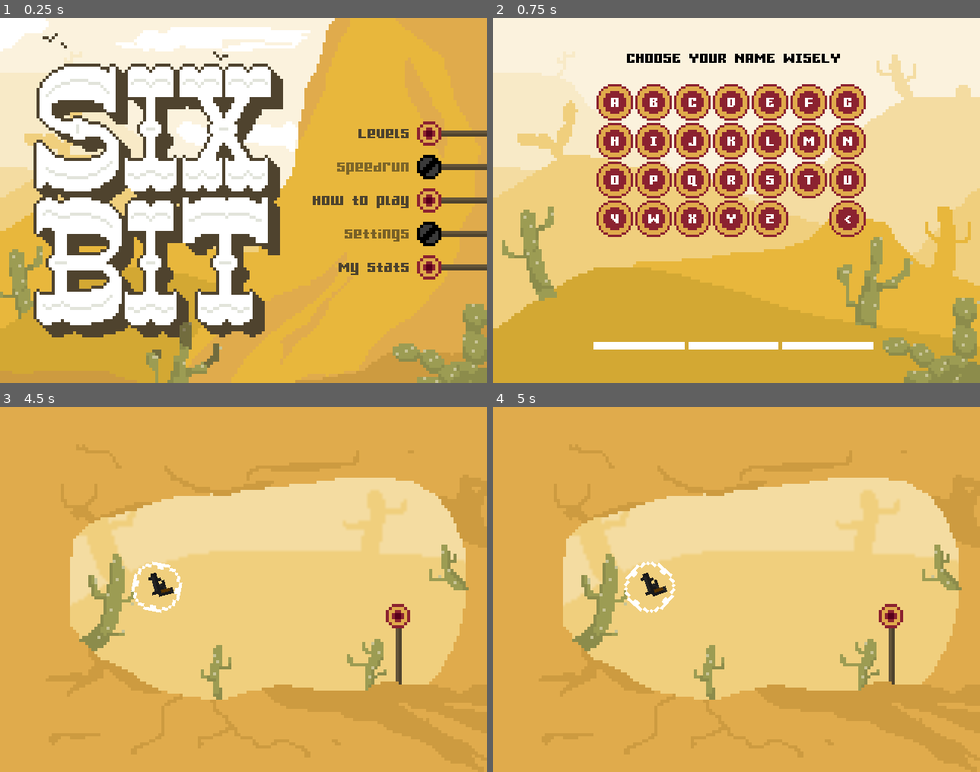
Above: before the commit, frames 1-4 (two rows, left to right).
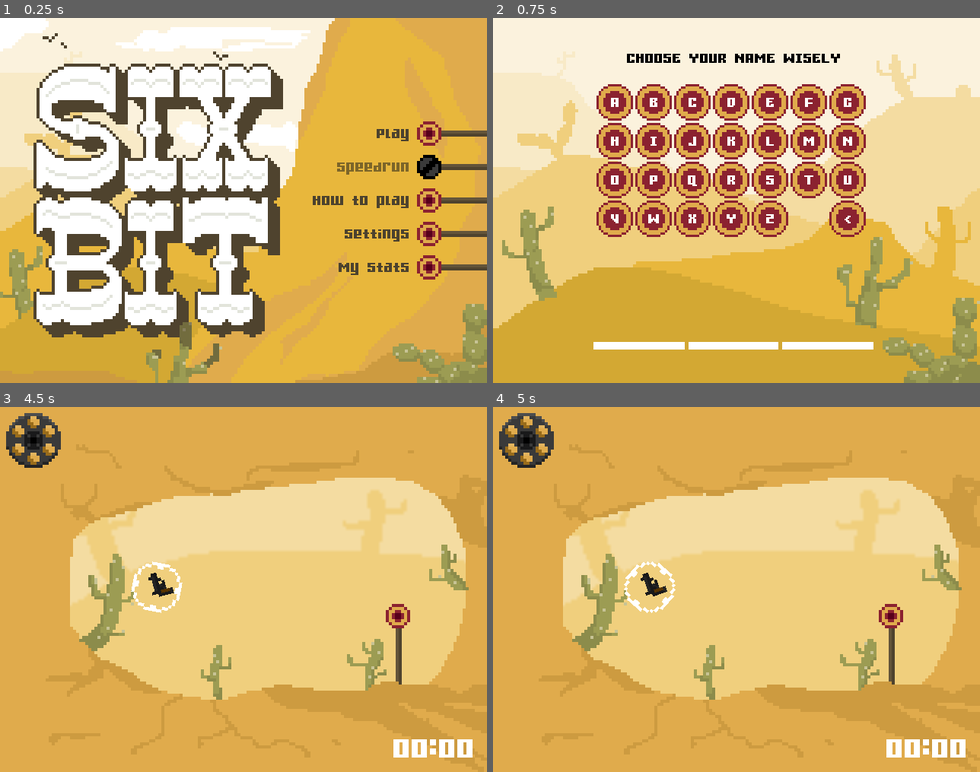
Above: after the commit, the same moments.

Repository: Emmanuelcook/Sixbit
Game: Godot game, scene res://UI/MainNavigation.tscn
Same seed, same stepped clock (60 frames per second), same inputs: the game is played once before the commit and once after it.
Inputs (mouse positions are in pixels of both pictures, inside the frame that each line leads up to):
- Up to frame 1 (0.25 s): no input
- Up to frame 2 (0.75 s): click "Levels" (after the commit: "Play") at 0.5 s
- Up to frame 3 (4.5 s): click (121, 490) at 1.25 s; click (160, 490) at 2 s; click (199, 490) at 2.75 s; click "GO" at 3.5 s; click "1" at 4.25 s
- Up to frame 4 (5 s): no input

The runs differ from the first frame. In frame 1, 0.6% of the frame differs, in the area x 70-91%, y 30-63%; in frame 2, nothing differs; in frame 3, 1.7%, in the area x 1-98%, y 1-97%; in frame 4, 1.7%.
Error before the commit: Invalid operands 'Nil' and 'int' in operator '+'. (res://Levels/Level.gd:54)

Commit message:
max trauma changed, settings page set, audio bus add

Diff:
--- a/Autoload/Global.gd
+++ b/Autoload/Global.gd
@@ -10,6 +10,8 @@
 var needToReloadScore = true
 
 var playerName = ""
+
+var maxTrauma = .6
 
 var save_path = SAVE_DIR + "save.dat"
 
--- a/Autoload/Global.tscn
+++ b/Autoload/Global.tscn
@@ -12,17 +12,21 @@
 
 [node name="ambiance" type="AudioStreamPlayer" parent="."]
 stream = ExtResource( 2 )
+bus = "Music"
 
 [node name="shot" type="AudioStreamPlayer" parent="."]
 stream = ExtResource( 4 )
 volume_db = -6.0
+bus = "SFX"
 
 [node name="click" type="AudioStreamPlayer" parent="."]
 stream = ExtResource( 3 )
 volume_db = -6.0
+bus = "SFX"
 
 [node name="unlocked" type="AudioStreamPlayer" parent="."]
 stream = ExtResource( 5 )
+bus = "SFX"
 
 [node name="leaderboard" type="HTTPRequest" parent="."]
 
--- a/Levels/Level.gd
+++ b/Levels/Level.gd
@@ -42,7 +42,8 @@
 var playerScoreInLeaderboardKey = 0
 var newTimeToLB = false
 var personalPB = false
-var doNotSaveFixAfterReset = false
+var highScore = false
+var highScoreRank = 99
 
 onready var player = $PlayerRoot/Player
 onready var endGameScreenNode = $CanvasLayer/EndGameScreen
@@ -226,91 +227,56 @@
 				personalPB = true
 				endGameScreenNode.get_node('PBParticles').emitting = true
 
-
-
-
-
-
-
-
-				# if PB is not best than already registered player with same name
-				if timeToFinishForSilentWolf <= playerScoreInLeaderboard:
-					doNotSaveFixAfterReset = true
-					print('yooo')
-
-		# save score
-		Global.saveScore(currentLevel, levelSpeed, levelSharp, time_passed, mins, secs, mils, bulletsFired, timeToFinish)
-
-		if currentLevel != 1:
-
-#			print('basic one')
-#			print(scoreSavedAtStart)
-
-			if isPlayerInLeaderboard:
-				if timeToFinishForSilentWolf > playerScoreInLeaderboard:
-					scoreSavedAtStart.remove(playerScoreInLeaderboardKey)
-					print('without')
-
-					print(scoreSavedAtStart)
-
-			var ii = 0
-			var highScored = false
-			var keyToInsert = 0
+				# si le joueur etait inscirt au leaderboard
+				if isPlayerInLeaderboard:
+					# on check si il a fait un meilleur score
+					if timeToFinishForSilentWolf > playerScoreInLeaderboard:
+
+						#et on remove son ancien scrore dans le leaderboard
+						scoreSavedAtStart.remove(playerScoreInLeaderboardKey)
+
+
+				var i = 0
+
+				# ensuite on check chaque score dans l'ordre et des qu'on a fait mieux on insert le nouveau avant
+				for score in scoreSavedAtStart:
+					if i < 5:
+						if timeToFinishForSilentWolf > score.score:
+							Global.needToReloadScore = true
+							highScore = true
+							scoreSavedAtStart.insert(i, {"name" : Global.playerName, "score" : timeToFinishForSilentWolf})
+							endGameScreenNode.get_node('HSParticles').emitting = true
+							highScoreRank = i
+
+							break
+					i += 1
+
+
+			#enfin on ecrit tous les scores au bon endroit
+			var j = 0
+
 			for score in scoreSavedAtStart:
-#				print("timeToFinishForSilentWolf " + str(timeToFinishForSilentWolf) )
-#				print("score.score " + str(score.score) )
-				if timeToFinishForSilentWolf > score.score && !doNotSaveFixAfterReset:
-					keyToInsert = ii
-					highScored = true
-					endGameScreenNode.get_node('HSParticles').emitting = true
-
-#					print("keyToInsert " + str(keyToInsert))
-					break
-				ii += 1
-
-			if !doNotSaveFixAfterReset:
-				if highScored:
-					scoreSavedAtStart.insert(keyToInsert, {"name" : Global.playerName, "score" : timeToFinishForSilentWolf})
-				elif personalPB:
-					scoreSavedAtStart.push_back({"name" : Global.playerName, "score" : timeToFinishForSilentWolf})
-
-			if !highScored && (scoreSavedAtStart.size() - 1) <= 5 && personalPB && !doNotSaveFixAfterReset:
-				newTimeToLB = true
-				keyToInsert = scoreSavedAtStart.size() - 1
-				endGameScreenNode.get_node('HSParticles').emitting = true
-				Global.needToReloadScore = true
-
-			var i = 0
-
-#			print(scoreSavedAtStart)
-#			print("HS:" + str(highScored))
-#			print("newTimeToLB:" + str(newTimeToLB))
-#			print("keyToInsert:" + str(keyToInsert))
-#
-			for score in scoreSavedAtStart:
-#				print("i:" + str(i) + "name" + str(score.name) + "score" + str(score.score))
-				if i < 5:
-					if newTimeToLB && keyToInsert == i && !doNotSaveFixAfterReset || highScored && keyToInsert == i && !doNotSaveFixAfterReset:
-						i += 1
-						endGameScreenNode.get_node('Name').get_node(str(i)).bbcode_text = "[wave]" + str(score.name)
-
-						var invTimeBack = (10000 - score.score)
-						var LeaderboardSecs = fmod(invTimeBack, 60)
-						var LeaderboardMils = fmod(invTimeBack,1)*100
-						var LeaderboardTime = "%02d:%02d" % [LeaderboardSecs,LeaderboardMils]
-
-						endGameScreenNode.get_node('Time').get_node(str(i)).bbcode_text = "[wave]" + str(LeaderboardTime)
-						Global.needToReloadScore = true
+				j += 1
+				if j < 6:
+
+					if j == highScoreRank + 1 :
+						endGameScreenNode.get_node('Name').get_node(str(j)).bbcode_text = "[wave]" + str(score.name)
 					else:
-						i += 1
-						endGameScreenNode.get_node('Name').get_node(str(i)).bbcode_text = str(score.name)
-
-						var invTimeBack = (10000 - score.score)
-						var LeaderboardSecs = fmod(invTimeBack, 60)
-						var LeaderboardMils = fmod(invTimeBack,1)*100
-						var LeaderboardTime = "%02d:%02d" % [LeaderboardSecs,LeaderboardMils]
-
-						endGameScreenNode.get_node('Time').get_node(str(i)).bbcode_text = str(LeaderboardTime)
+						endGameScreenNode.get_node('Name').get_node(str(j)).bbcode_text = str(score.name)
+
+					var invTimeBack = (10000 - score.score)
+					var LeaderboardSecs = fmod(invTimeBack, 60)
+					var LeaderboardMils = fmod(invTimeBack,1)*100
+					var LeaderboardTime = "%02d:%02d" % [LeaderboardSecs,LeaderboardMils]
+
+					if j == highScoreRank + 1:
+						endGameScreenNode.get_node('Time').get_node(str(j)).bbcode_text = "[wave]" + str(LeaderboardTime)
+					else:
+						endGameScreenNode.get_node('Time').get_node(str(j)).bbcode_text = str(LeaderboardTime)
+
+
+	# save score
+	Global.saveScore(currentLevel, levelSpeed, levelSharp, time_passed, mins, secs, mils, bulletsFired, timeToFinish)
 
 	Global.saveFullTimeRun()
 
--- a/Levels/Level1.tscn
+++ b/Levels/Level1.tscn
@@ -66,8 +66,6 @@
 
 [node name="Level 1" type="Node2D"]
 script = ExtResource( 3 )
-currentLevel = null
-isLastLevel = null
 bronzeSpeedStar = 3
 silverSpeedStar = 2
 goldSpeedStar = 1
--- a/Levels/Target.tscn
+++ b/Levels/Target.tscn
@@ -21,3 +21,4 @@
 [node name="shotSound" type="AudioStreamPlayer2D" parent="."]
 stream = ExtResource( 3 )
 volume_db = -4.608
+bus = "SFX"
--- a/Player/Cam/Cam.gd
+++ b/Player/Cam/Cam.gd
@@ -19,7 +19,7 @@
 	noise.octaves = 2
 
 func add_trauma(amount):
-	trauma = min(trauma + amount, 1.0)
+	trauma = min(trauma + amount, Global.maxTrauma)
 
 func _process(delta):
 	if target:
--- a/Player/Player.tscn
+++ b/Player/Player.tscn
@@ -77,18 +77,22 @@
 [node name="shot" type="AudioStreamPlayer2D" parent="."]
 stream = ExtResource( 3 )
 volume_db = -5.266
+bus = "SFX"
 
 [node name="godGunShot" type="AudioStreamPlayer2D" parent="."]
 stream = ExtResource( 8 )
 volume_db = 12.885
+bus = "SFX"
 
 [node name="bulletout" type="AudioStreamPlayer2D" parent="."]
 stream = ExtResource( 4 )
 volume_db = 5.924
+bus = "SFX"
 
 [node name="spin" type="AudioStreamPlayer2D" parent="."]
 stream = ExtResource( 5 )
 volume_db = 4.608
+bus = "SFX"
 
 [node name="reload" type="Timer" parent="."]
 one_shot = true
@@ -115,11 +119,13 @@
 position = Vector2( 2, 3 )
 stream = ExtResource( 7 )
 volume_db = 5.062
+bus = "SFX"
 
 [node name="godGunReverse" type="AudioStreamPlayer2D" parent="."]
 position = Vector2( 2, 3 )
 stream = ExtResource( 9 )
 volume_db = 5.062
+bus = "SFX"
 
 [node name="godGunParticles" type="CPUParticles2D" parent="."]
 emitting = false
--- a/Player/PlayerForHowTo.tscn
+++ b/Player/PlayerForHowTo.tscn
@@ -77,18 +77,22 @@
 [node name="shot" type="AudioStreamPlayer2D" parent="."]
 stream = ExtResource( 3 )
 volume_db = -5.266
+bus = "SFX"
 
 [node name="godGunShot" type="AudioStreamPlayer2D" parent="."]
 stream = ExtResource( 8 )
 volume_db = 12.885
+bus = "SFX"
 
 [node name="bulletout" type="AudioStreamPlayer2D" parent="."]
 stream = ExtResource( 4 )
 volume_db = 5.924
+bus = "SFX"
 
 [node name="spin" type="AudioStreamPlayer2D" parent="."]
 stream = ExtResource( 5 )
 volume_db = 4.608
+bus = "SFX"
 
 [node name="reload" type="Timer" parent="."]
 one_shot = true
@@ -115,11 +119,13 @@
 position = Vector2( 2, 3 )
 stream = ExtResource( 7 )
 volume_db = 5.062
+bus = "SFX"
 
 [node name="godGunReverse" type="AudioStreamPlayer2D" parent="."]
 position = Vector2( 2, 3 )
 stream = ExtResource( 9 )
 volume_db = 5.062
+bus = "SFX"
 
 [node name="godGunParticles" type="CPUParticles2D" parent="."]
 emitting = false
--- /dev/null
+++ b/UI.tres
@@ -0,0 +1,15 @@
+[gd_resource type="Theme" load_steps=4 format=2]
+
+[ext_resource path="res://assets/sprites/UI/targetSettings.png" type="Texture" id=1]
+[ext_resource path="res://assets/sprites/UI/sliderMid.png" type="Texture" id=2]
+
+[sub_resource type="StyleBoxTexture" id=3]
+texture = ExtResource( 2 )
+region_rect = Rect2( 0, 0, 8, 8 )
+
+[resource]
+HSlider/icons/grabber = ExtResource( 1 )
+HSlider/icons/grabber_disabled = ExtResource( 1 )
+HSlider/icons/grabber_highlight = ExtResource( 1 )
+HSlider/icons/tick = ExtResource( 1 )
+HSlider/styles/slider = SubResource( 3 )
--- a/UI/EndGameScreen2.tscn
+++ b/UI/EndGameScreen2.tscn
@@ -322,6 +322,36 @@
 margin_top = 57.0
 margin_right = 71.0
 margin_bottom = 93.0
+theme = ExtResource( 6 )
+bbcode_enabled = true
+bbcode_text = "___"
+text = "___"
+
+[node name="6" type="RichTextLabel" parent="Name"]
+margin_left = 279.333
+margin_top = 62.0
+margin_right = 343.333
+margin_bottom = 98.0
+theme = ExtResource( 6 )
+bbcode_enabled = true
+bbcode_text = "___"
+text = "___"
+
+[node name="7" type="RichTextLabel" parent="Name"]
+margin_left = 279.333
+margin_top = 62.0
+margin_right = 343.333
+margin_bottom = 98.0
+theme = ExtResource( 6 )
+bbcode_enabled = true
+bbcode_text = "___"
+text = "___"
+
+[node name="8" type="RichTextLabel" parent="Name"]
+margin_left = 279.333
+margin_top = 62.0
+margin_right = 343.333
+margin_bottom = 98.0
 theme = ExtResource( 6 )
 bbcode_enabled = true
 bbcode_text = "___"
--- a/UI/HowToScreen.gd
+++ b/UI/HowToScreen.gd
@@ -23,6 +23,8 @@
 		$howtoParticles.emitting = true
 		$howtoParticles2.emitting = true
 		$howtoParticles3.emitting = true
+		targetShot = 0
+		$Timer.start()
 
 
 # Called every frame. 'delta' is the elapsed time since the previous frame.
@@ -44,3 +46,13 @@
 func _on_backMain_mouse_exited():
 	$backMain/Label.modulate = textColor
 	$backMain/Sprite.visible = false
+
+
+func _on_Timer_timeout():
+
+	$Targets/Target/Sprite.modulate = 	Color(1,1,1,1)
+	$Targets/Target2/Sprite.modulate = 	Color(1,1,1,1)
+	$Targets/Target3/Sprite.modulate = 	Color(1,1,1,1)
+	$Targets/Target.gotshot = false
+	$Targets/Target2.gotshot = false
+	$Targets/Target3.gotshot = false
--- a/UI/HowToScreen.tscn
+++ b/UI/HowToScreen.tscn
@@ -209,7 +209,7 @@
 collision_mask = 257
 script = ExtResource( 10 )
 
-[node name="Target4" parent="Targets" instance=ExtResource( 4 )]
+[node name="Target2" parent="Targets" instance=ExtResource( 4 )]
 position = Vector2( 392, 379 )
 collision_layer = 257
 collision_mask = 257
@@ -275,8 +275,12 @@
 scale_amount_curve = SubResource( 8 )
 color_ramp = SubResource( 9 )
 
+[node name="Timer" type="Timer" parent="."]
+one_shot = true
+
 [connection signal="mouse_entered" from="backMain" to="." method="_on_backMain_mouse_entered"]
 [connection signal="mouse_exited" from="backMain" to="." method="_on_backMain_mouse_exited"]
 [connection signal="pressed" from="backMain" to="." method="_on_backMain_pressed"]
+[connection signal="timeout" from="Timer" to="." method="_on_Timer_timeout"]
 
 [editable path="howToPlayr"]
--- a/UI/MainNavigation.gd
+++ b/UI/MainNavigation.gd
@@ -41,7 +41,8 @@
 
 
 func _on_Settings_pressed():
-#	GlobalScene.get_node('shot').play()
+	get_tree().change_scene("res://UI/settingsScreen.tscn")
+	GlobalScene.get_node('shot').play()
 	GlobalScene.get_node('click').play()
 
 
@@ -65,8 +66,8 @@
 	pass
 
 func _on_Settings_mouse_entered():
-#	$Settings/Label.modulate = Color(1,1,1,1)
-#	$Settings/Sprite.visible = true
+	$Settings/Label.modulate = Color(1,1,1,1)
+	$Settings/Sprite.visible = true
 	pass
 
 func _on_Stats_mouse_entered():
--- a/UI/MainNavigation.tscn
+++ b/UI/MainNavigation.tscn
@@ -49,10 +49,12 @@
 align = 2
 
 [node name="Label" type="Label" parent="Levels"]
-margin_left = -72.0
-margin_top = 6.0
-margin_bottom = 38.0
-text = "Levels"
+margin_left = -76.0
+margin_top = 6.0
+margin_right = -4.0
+margin_bottom = 38.0
+text = "Play"
+align = 2
 
 [node name="Sprite" type="Sprite" parent="Levels"]
 visible = false
@@ -155,8 +157,6 @@
 align = 2
 
 [node name="Label" type="Label" parent="Settings"]
-modulate = Color( 0.425781, 0.425781, 0.425781, 0.490196 )
-self_modulate = Color( 0.486275, 0.486275, 0.486275, 0.572549 )
 margin_left = -90.0
 margin_top = 6.0
 margin_right = 38.0
@@ -172,7 +172,7 @@
 [node name="Sprite2" type="Sprite" parent="Settings"]
 position = Vector2( 21, 22 )
 scale = Vector2( 4, 4 )
-texture = ExtResource( 6 )
+texture = ExtResource( 2 )
 
 [node name="Stats" type="Button" parent="."]
 anchor_left = 1.0
--- /dev/null
+++ b/UI/settingsScreen.gd
@@ -0,0 +1,26 @@
+extends Node2D
+
+var textColor = Color(.3,.26,.18,1)
+
+func _on_backMain_pressed():
+	get_tree().change_scene("res://UI/MainNavigation.tscn")
+	GlobalScene.get_node("shot").play()
+	GlobalScene.get_node("click").play()
+
+func _on_backMain_mouse_entered():
+	$backMain/Label.modulate = Color(1,1,1,1)
+	$backMain/Sprite.visible = true
+
+func _on_backMain_mouse_exited():
+	$backMain/Label.modulate = textColor
+	$backMain/Sprite.visible = false
+
+func _on_musicVol_value_changed(value):
+	AudioServer.set_bus_volume_db(AudioServer.get_bus_index("Music"), value)
+
+func _on_SFXVol_value_changed(value):
+	AudioServer.set_bus_volume_db(AudioServer.get_bus_index("SFX"), value)
+
+
+func _on_TraumaCam_value_changed(value):
+	Global.maxTrauma = value
--- /dev/null
+++ b/UI/settingsScreen.tscn
@@ -0,0 +1,141 @@
+[gd_scene load_steps=12 format=2]
+
+[ext_resource path="res://assets/sprites/UI/titleBG2test2.png" type="Texture" id=1]
+[ext_resource path="res://assets/sprites/player/target.png" type="Texture" id=2]
+[ext_resource path="res://UI/settingsScreen.gd" type="Script" id=3]
+[ext_resource path="res://assets/sprites/UI/targetOutline.png" type="Texture" id=4]
+[ext_resource path="res://Themes/UI.tres" type="Theme" id=5]
+[ext_resource path="res://UI.tres" type="Theme" id=6]
+
+[sub_resource type="StyleBoxEmpty" id=1]
+
+[sub_resource type="StyleBoxEmpty" id=2]
+
+[sub_resource type="StyleBoxEmpty" id=3]
+
+[sub_resource type="StyleBoxEmpty" id=4]
+
+[sub_resource type="StyleBoxEmpty" id=5]
+
+[node name="settingScreen" type="Node2D"]
+script = ExtResource( 3 )
+__meta__ = {
+"_edit_vertical_guides_": [ 321.0 ]
+}
+
+[node name="BG" type="Node2D" parent="."]
+scale = Vector2( 4, 4 )
+
+[node name="TextureRect" type="TextureRect" parent="BG"]
+margin_right = 40.0
+margin_bottom = 40.0
+texture = ExtResource( 1 )
+
+[node name="backMain" type="Button" parent="."]
+anchor_left = 1.0
+anchor_right = 1.0
+margin_left = 566.0
+margin_top = 412.0
+margin_right = 608.0
+margin_bottom = 454.0
+rect_pivot_offset = Vector2( -82, -254 )
+theme = ExtResource( 5 )
+custom_colors/font_color = Color( 0.309804, 0.262745, 0.180392, 1 )
+custom_colors/font_color_hover = Color( 1, 1, 1, 1 )
+custom_styles/hover = SubResource( 1 )
+custom_styles/pressed = SubResource( 2 )
+custom_styles/focus = SubResource( 3 )
+custom_styles/disabled = SubResource( 4 )
+custom_styles/normal = SubResource( 5 )
+align = 2
+
+[node name="Label" type="Label" parent="backMain"]
+margin_left = -212.0
+margin_top = 6.0
+margin_right = -4.0
+margin_bottom = 38.0
+text = "Main menu"
+align = 2
+
+[node name="Sprite" type="Sprite" parent="backMain"]
+visible = false
+position = Vector2( 21, 22 )
+scale = Vector2( 4, 4 )
+texture = ExtResource( 4 )
+
+[node name="Sprite2" type="Sprite" parent="backMain"]
+position = Vector2( 21, 22 )
+scale = Vector2( 4, 4 )
+texture = ExtResource( 2 )
+
+[node name="ColorRect" type="ColorRect" parent="backMain"]
+margin_left = 37.0
+margin_top = 19.0
+margin_right = 74.0
+margin_bottom = 26.0
+color = Color( 0.309804, 0.262745, 0.180392, 1 )
+
+[node name="Music Label" type="Label" parent="."]
+margin_left = 221.0
+margin_top = 78.0
+margin_right = 421.0
+margin_bottom = 110.0
+theme = ExtResource( 5 )
+custom_colors/font_color = Color( 0.309804, 0.262745, 0.180392, 1 )
+text = "Music"
+align = 1
+
+[node name="musicVol" type="HSlider" parent="."]
+margin_left = 131.0
+margin_top = 114.0
+margin_right = 512.0
+margin_bottom = 146.0
+theme = ExtResource( 6 )
+min_value = -80.0
+max_value = 6.0
+
+[node name="SFX Label" type="Label" parent="."]
+margin_left = 221.0
+margin_top = 173.0
+margin_right = 421.0
+margin_bottom = 205.0
+theme = ExtResource( 5 )
+custom_colors/font_color = Color( 0.309804, 0.262745, 0.180392, 1 )
+text = "Sound effect"
+align = 1
+
+[node name="SFXVol" type="HSlider" parent="."]
+margin_left = 131.0
+margin_top = 208.0
+margin_right = 512.0
+margin_bottom = 240.0
+theme = ExtResource( 6 )
+min_value = -80.0
+max_value = 6.0
+
+[node name="traumaLabel" type="Label" parent="."]
+margin_left = 221.0
+margin_top = 267.0
+margin_right = 421.0
+margin_bottom = 299.0
+theme = ExtResource( 5 )
+custom_colors/font_color = Color( 0.309804, 0.262745, 0.180392, 1 )
+text = "Screenshake force"
+align = 1
+
+[node name="TraumaCam" type="HSlider" parent="."]
+margin_left = 131.0
+margin_top = 303.0
+margin_right = 512.0
+margin_bottom = 335.0
+theme = ExtResource( 6 )
+max_value = 1.2
+step = 0.05
+value = 0.6
+
+[connection signal="mouse_entered" from="backMain" to="." method="_on_backMain_mouse_entered"]
+[connection signal="mouse_exited" from="backMain" to="." method="_on_backMain_mouse_exited"]
+[connection signal="pressed" from="backMain" to="." method="_on_backMain_pressed"]
+[connection signal="value_changed" from="musicVol" to="." method="_on_musicVol_value_changed"]
+[connection signal="value_changed" from="SFXVol" to="." method="_on_SFXVol_value_changed"]
+[connection signal="value_changed" from="TraumaCam" to="." method="_on_TraumaCam_value_changed"]
--- /dev/null
+++ b/default_bus_layout.tres
@@ -0,0 +1,16 @@
+[gd_resource type="AudioBusLayout" format=2]
+
+[resource]
+bus/0/volume_db = -0.030508
+bus/1/name = "SFX"
+bus/1/solo = false
+bus/1/mute = false
+bus/1/bypass_fx = false
+bus/1/volume_db = 0.0
+bus/1/send = "Master"
+bus/2/name = "Music"
+bus/2/solo = false
+bus/2/mute = false
+bus/2/bypass_fx = false
+bus/2/volume_db = 0.0
+bus/2/send = "Master"
--- a/project.godot
+++ b/project.godot
@@ -24,7 +24,6 @@
 
 window/size/width=640
 window/size/height=480
-window/size/fullscreen=true
 window/size/always_on_top=true
 mouse_cursor/custom_image="res://assets/sprites/UI/cursor.png"
 mouse_cursor/custom_image_hotspot=Vector2( 20, 20 )
Not shown, added: addons/crosshair/crosshair.shader
Not shown, added: addons/crosshair/crosshair_material.tres
Binary file added: assets/sprites/UI/sliderEnd.png
Not shown, added: assets/sprites/UI/sliderEnd.png.import
Binary file added: assets/sprites/UI/sliderMid.png
Not shown, added: assets/sprites/UI/sliderMid.png.import
Binary file added: assets/sprites/UI/sliderStart.png
Not shown, added: assets/sprites/UI/sliderStart.png.import
Binary file added: assets/sprites/UI/targetSettings.png
Not shown, added: assets/sprites/UI/targetSettings.png.import
Not shown, changed: export_presets.cfg
